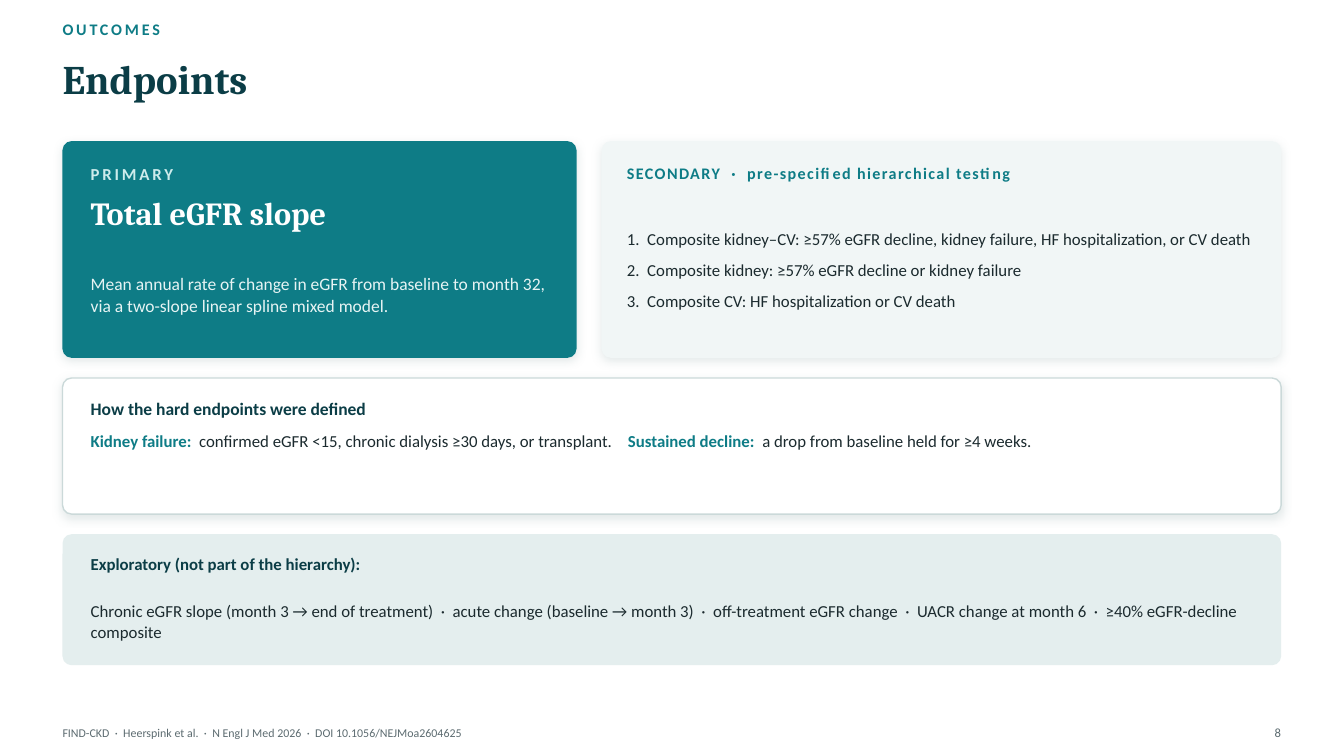
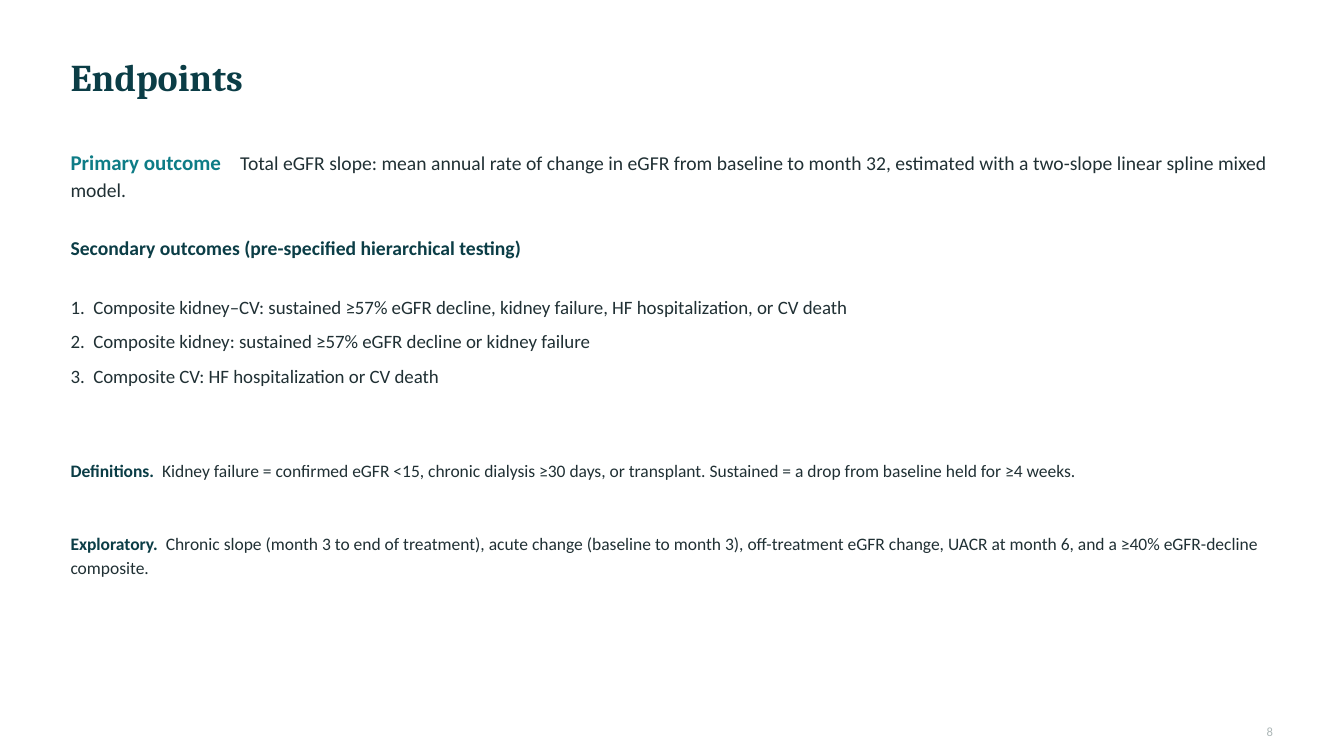
Before and after one commit to azbargarawan-sudo/clickwriting-landing, a slide deck: slide 8 of FIND-CKD.pptx. Drawn at 1344x756 pixels with LibreOffice and Linux fonts; fonts in the diff are those of the drawing. Boxes give left, top, right and bottom in pixels: in the first picture for what was removed or moved away, otherwise in the second. Text is boxed around its words. In the diff, an @@ line names an element or a change of style, - is before the commit and + after.

```diff
--- a/FIND-CKD.pptx
+++ b/FIND-CKD.pptx
@@ text removed at (63,24,160,35) @@
-OUTCOMES
@@ text "Endpoints": place and size @@
-text "Endpoints" at (63,65,248,103)
+text "Endpoints" at (71,64,243,99)
@@ text "Endpoints" at (71,64,243,99): size 29 to 27 pt @@
@@ rounded rectangle removed at (63,141,577,358) @@
@@ rounded rectangle removed at (602,141,1281,358) @@
@@ text at (71,155,1266,197): text changed; size 12.5 to 14 pt; text colour #E7F4F4 to #203034 @@
-Mean annual rate of change in eGFR from baseline to month 32, via a two-slope linear spline mixed model.
+Primary outcome Total eGFR slope: mean annual rate of change in eGFR from baseline to month 32, estimated with a two-slope linear spline mixed model.
@@ text removed at (91,169,173,180) @@
-PRIMARY
@@ text removed at (91,202,326,232) @@
-Total eGFR slope
@@ text at (71,240,520,259): text changed; size 11.5 to 14 pt; text colour #0E7C86 to #0B3D46 @@
-SECONDARY · pre-specified hierarchical testing
+Secondary outcomes (pre-specified hierarchical testing)
@@ text "1. Composite kidney–CV: sustained ≥57% ...": place and size @@
-text "1. Composite kidney–CV: sustained ≥57% ..." at (627,233,1250,310)
+text "1. Composite kidney–CV: sustained ≥57% ..." at (71,301,847,386)
@@ text at (71,301,847,351): text changed; size 12 to 13.5 pt; text colour #1B2A2E to #203034 @@
-1. Composite kidney–CV: ≥57% eGFR decline, kidney failure, HF hospitalization, or CV death
-2. Composite kidney: ≥57% eGFR decline or kidney failure
+1. Composite kidney–CV: sustained ≥57% eGFR decline, kidney failure, HF hospitalization, or CV death
+2. Composite kidney: sustained ≥57% eGFR decline or kidney failure
@@ rounded rectangle removed at (63,378,1281,514) @@
@@ text at (71,370,439,386): size 12 to 13.5 pt, text colour #1B2A2E to #203034 in "3. Composite CV: HF hospitalization or CV ..."; line spacing 1.05 to 1.15; less space between paragraphs @@
@@ text removed at (91,402,366,418) @@
-How the hard endpoints were defined
@@ text "Definitions. Kidney failure = confirmed ..." at (71,464,1076,480): vertical alignment top to middle @@
@@ text at (71,464,1076,480): text changed; size 12 to 12.5 pt; text colour #1B2A2E to #203034 @@
-Kidney failure: confirmed eGFR <15, chronic dialysis ≥30 days, or transplant. Sustained decline: a drop from baseline held for ≥4 weeks.
+Definitions. Kidney failure = confirmed eGFR <15, chronic dialysis ≥30 days, or transplant. Sustained = a drop from baseline held for ≥4 weeks.
@@ rounded rectangle removed at (63,534,1281,665) @@
@@ text at (71,537,1258,577): text changed; size 12 to 12.5 pt; text colour #1B2A2E to #203034 @@
-Chronic eGFR slope (month 3 → end of treatment) · acute change (baseline → month 3) · off-treatment eGFR change · UACR change at month 6 · ≥40% eGFR-decline composite
+Exploratory. Chronic slope (month 3 to end of treatment), acute change (baseline to month 3), off-treatment eGFR change, UACR at month 6, and a ≥40% eGFR-decline composite.
@@ text removed at (91,558,361,573) @@
-Exploratory (not part of the hierarchy):
@@ text removed at (63,728,462,739) @@
-FIND-CKD · Heerspink et al. · N Engl J Med 2026 · DOI 10.1056/NEJMoa2604625
@@ text "8": place and size @@
-text "8" at (1275,728,1281,737)
+text "8" at (1267,727,1273,736)
@@ text "8" at (1267,727,1273,736): text colour #5C6B70 to #AEB8B8 @@
```
Also in this commit, not shown: 16 other slides changed.
